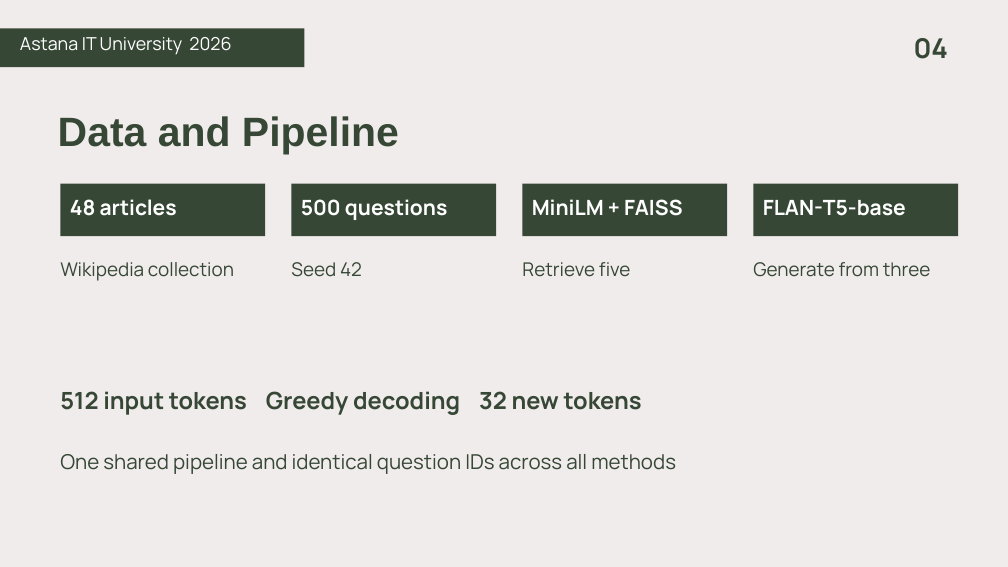
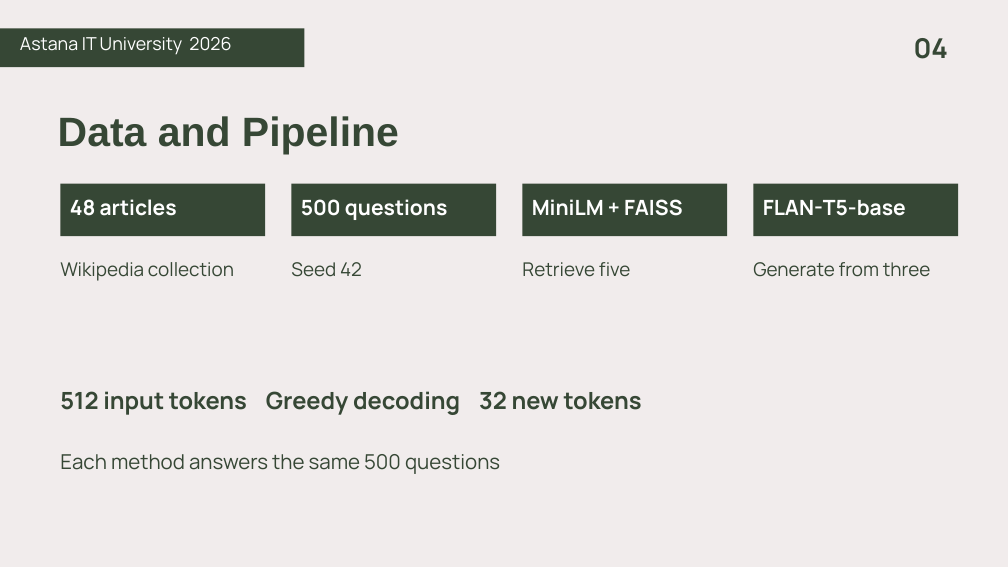
Before and after one commit to aahhaha/rag-chunking-assignment4, a slide deck: slide 4 of final/submission/Final_Defence_Aibyn_Samat.pptx. Drawn at 1008x567 pixels with LibreOffice and Linux fonts; fonts in the diff are those of the drawing. Boxes give left, top, right and bottom in pixels: in the first picture for what was removed or moved away, otherwise in the second. Text is boxed around its words. In the diff, an @@ line names an element or a change of style, - is before the commit and + after.

```diff
--- a/final/submission/Final_Defence_Aibyn_Samat.pptx
+++ b/final/submission/Final_Defence_Aibyn_Samat.pptx
@@ text at (60, 454, 500, 474): text changed @@
-One shared pipeline and identical question IDs across all methods
+Each method answers the same 500 questions
```
Also in this commit, not shown: 8 other slides changed, 19 other files.
